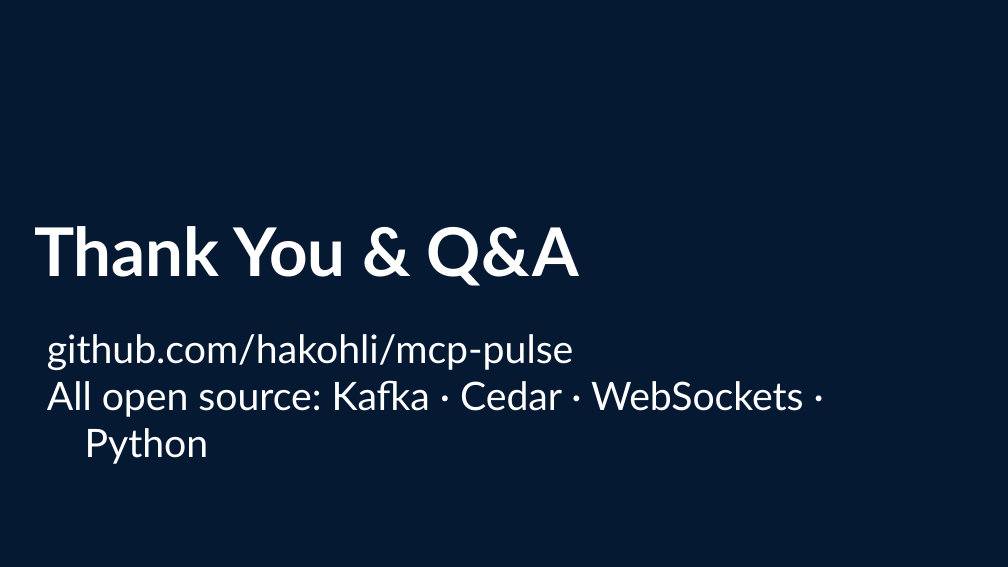
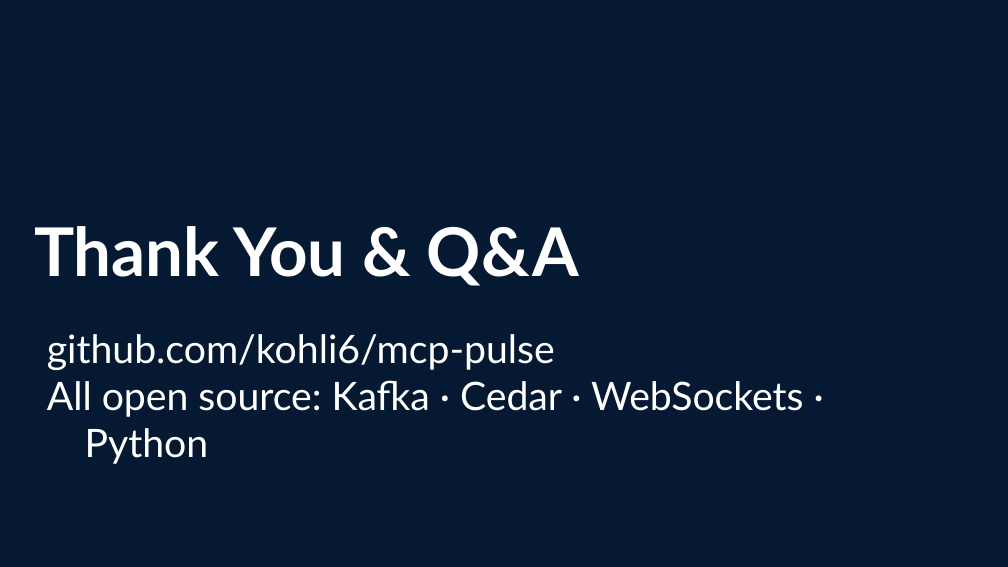
Before and after one commit to hakohli/mcp-pulse, a slide deck: slide 13 of docs/presentation/MCP_Pulse_Streaming_Context.pptx. Drawn at 1008x567 pixels with LibreOffice and Linux fonts; fonts in the diff are those of the drawing; background and template pictures are left out. Boxes give left, top, right and bottom in pixels: in the first picture for what was removed or moved away, otherwise in the second. Text is boxed around its words. In the diff, an @@ line names an element or a change of style, - is before the commit and + after.

```diff
--- a/docs/presentation/MCP_Pulse_Streaming_Context.pptx
+++ b/docs/presentation/MCP_Pulse_Streaming_Context.pptx
@@ subtitle at bbox=[47, 334, 555, 370]: text changed @@
-github.com/hakohli/mcp-pulse
+github.com/kohli6/mcp-pulse
```
Also in this commit, not shown: 1 other slide changed, 4 other files.
